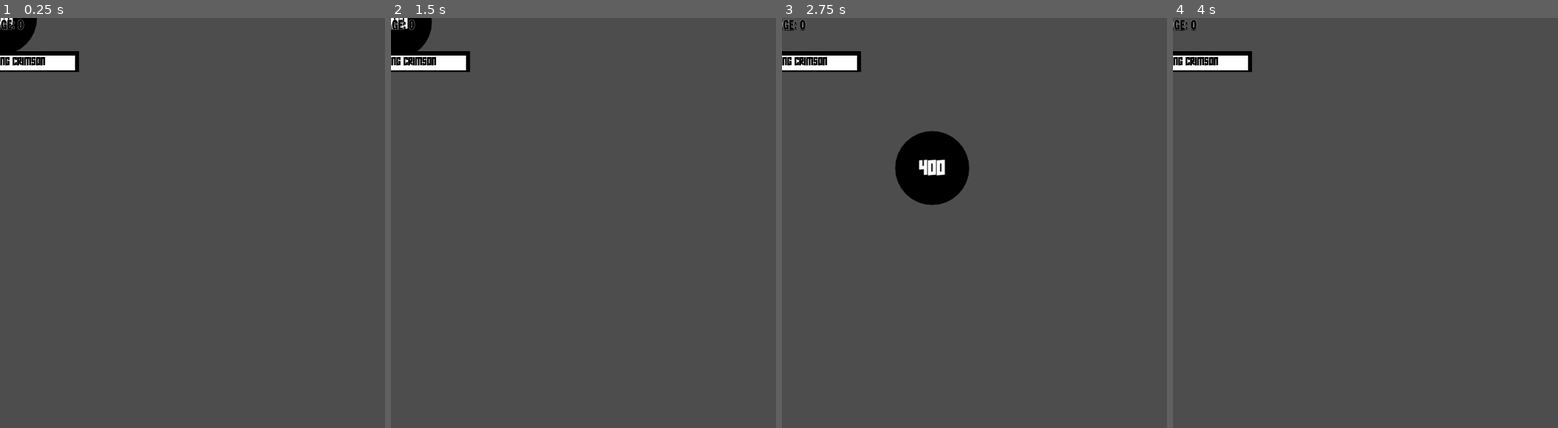
Above: before the commit, frames 1-4 (left to right).
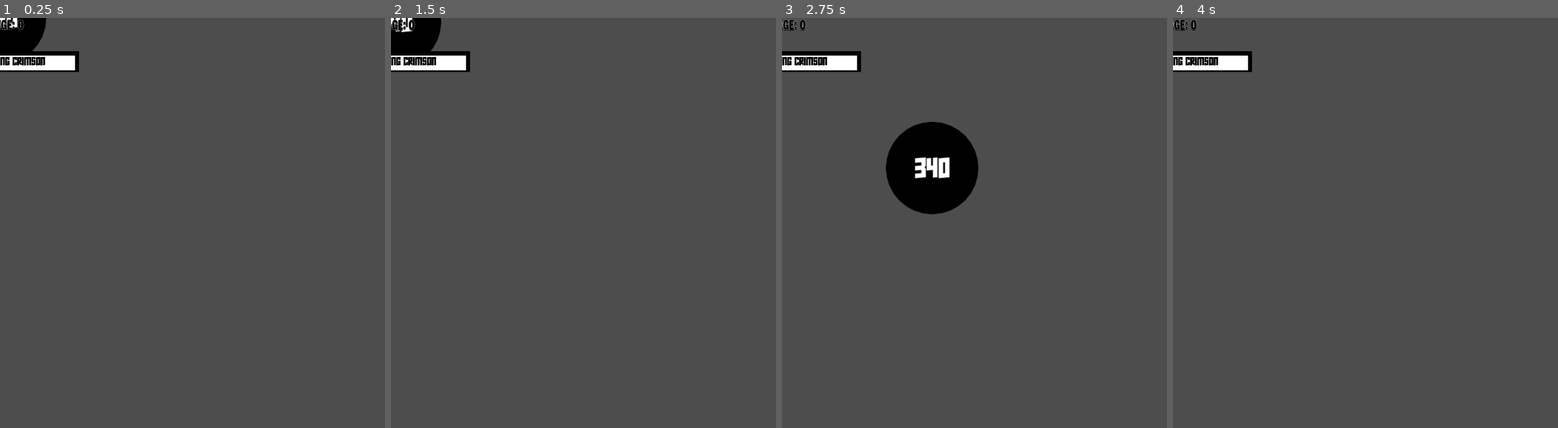
Above: after the commit, the same moments.

Repository: Odeguy/ball-fighting
Game: Godot game, scene res://burst_series/balls/diavolo_ball.tscn
Two runs of this game, one before a commit and one after it. Both use one fixed random seed, a clock stepped at 60 frames per second and the inputs below. This scene is started directly instead of the project's main scene. Sound files missing from this copy of the repository are replaced by a short silence.
Inputs (mouse positions are in pixels of both pictures, inside the frame that each line leads up to):
- Up to frame 1 (0.25 s): no input
- Up to frame 2 (1.5 s): tap Enter at 0.5 s; move the mouse to (668, 284) at 0.52 s; tap 1 (1) at 0.6 s; tap 2 (2) at 0.8, 1.35 s; move the mouse to (506, 341) at 1.27 s
- Up to frame 3 (2.75 s): tap 3 (3) at 1.55, 2.1 s; move the mouse to (1013, 182) at 2.02 s; tap 4 (4) at 2.3 s
- Up to frame 4 (4 s): move the mouse to (outside the picture) at 2.77 s; tap 4 (4) at 2.85 s; tap 1 (1) at 3.05, 3.6 s; move the mouse to (1481, 403) at 3.52 s; tap 2 (2) at 3.8 s

The runs differ from the first frame. In frame 1, 0.3% of the frame differs, in the area x 0-13%, y 0-9%; in frame 2, 0.3%; in frame 3, 1.9%, in the area x 27-52%, y 25-48%; in frame 4, nothing differs.
Error before the commit: Invalid access to property or key 'arena_origin' on a base object of type 'Window'. (res://ball_script.gd:73)
Error after the commit: Invalid access to property or key 'arena_origin' on a base object of type 'Window'. (res://ball_script.gd:74)

Commit message:
diavolo improved

Diff:
--- a/ball_script.gd
+++ b/ball_script.gd
@@ -24,6 +24,7 @@
 @export_enum("time_field", "attack_field", "dodge_field") var field_type: String
 @export var cooldown_length: int = 2
 @export var time_factor: int
+@export var attack_factor: int = 1
 @export var black_flash: bool
 @export var flash_chance: float
 @export_enum("7 Incarnations", "Trace: On", "Steal!!", "Help from Reinhard", "King Crimson") var spawn_ability: String
@@ -249,7 +250,7 @@
 				body.angular_damp = time_factor
 		"attack_field":
 			if opp is Ball && opp != self && cooldown == 0:
-				$RigidBody2D.apply_force((body.global_position - $RigidBody2D.global_position) * 20000)
+				$RigidBody2D.apply_force((body.global_position - $RigidBody2D.global_position) * 5000 * attack_factor)
 				$RigidBody2D.linear_damp = ProjectSettings.get_setting("physics/2d/default_linear_damp")
 				$RigidBody2D.angular_damp = ProjectSettings.get_setting("physics/2d/default_angular_damp")
 		"dodge_field":
--- a/balls/superman_ball.tscn
+++ b/balls/superman_ball.tscn
@@ -26,6 +26,7 @@
 attack = 20
 field_type = "attack_field"
 cooldown_length = 0
+attack_factor = 4
 attack_sound = ExtResource("2_uy7fn")
 
 [node name="Face" parent="RigidBody2D" index="1"]
--- a/battle_scene_script.gd
+++ b/battle_scene_script.gd
@@ -168,6 +168,8 @@
 	txtrect.scale = $ArenaBorder.scale
 	add_child(txtrect)
 	await back
+	if txtrect == null: return
+	txtrect.hide()
 	txtrect.queue_free()
 
 
@@ -175,6 +177,8 @@
 	particles.global_position = $Arena.global_position + $Arena.size / 2
 	add_child(particles)
 	await back
+	if particles == null: return
+	particles.hide()
 	particles.queue_free()
 
 func return_by_death(returner: Ball) -> void:
--- a/burst_series/balls/diavolo_ball.tscn
+++ b/burst_series/balls/diavolo_ball.tscn
@@ -27,21 +27,18 @@
 color = Color(0.980392, 0.172549, 0.443137, 1)
 border_color = Color(0.819608, 0.807843, 0.819608, 1)
 health_color = Color(0.588235, 0.878431, 0.568627, 1)
-radius = 40
-border_width = 4
+radius = 50
 lin_accel = 6.0
 lin_speed = 2.0
-health = 400
-attack = 28.0
+health = 340
+attack = 23.0
 field_type = "attack_field"
+cooldown_length = 4
 spawn_ability = "King Crimson"
 attack_sound = ExtResource("5_3e83l")
 
 [node name="Face" parent="RigidBody2D" index="1"]
 theme_override_styles/panel = SubResource("StyleBoxFlat_tot8h")
-
-[node name="Label" parent="RigidBody2D" index="2"]
-theme_override_font_sizes/font_size = 30
 
 [node name="Sensory Field" parent="RigidBody2D" index="5"]
 collision_layer = 2147483647
